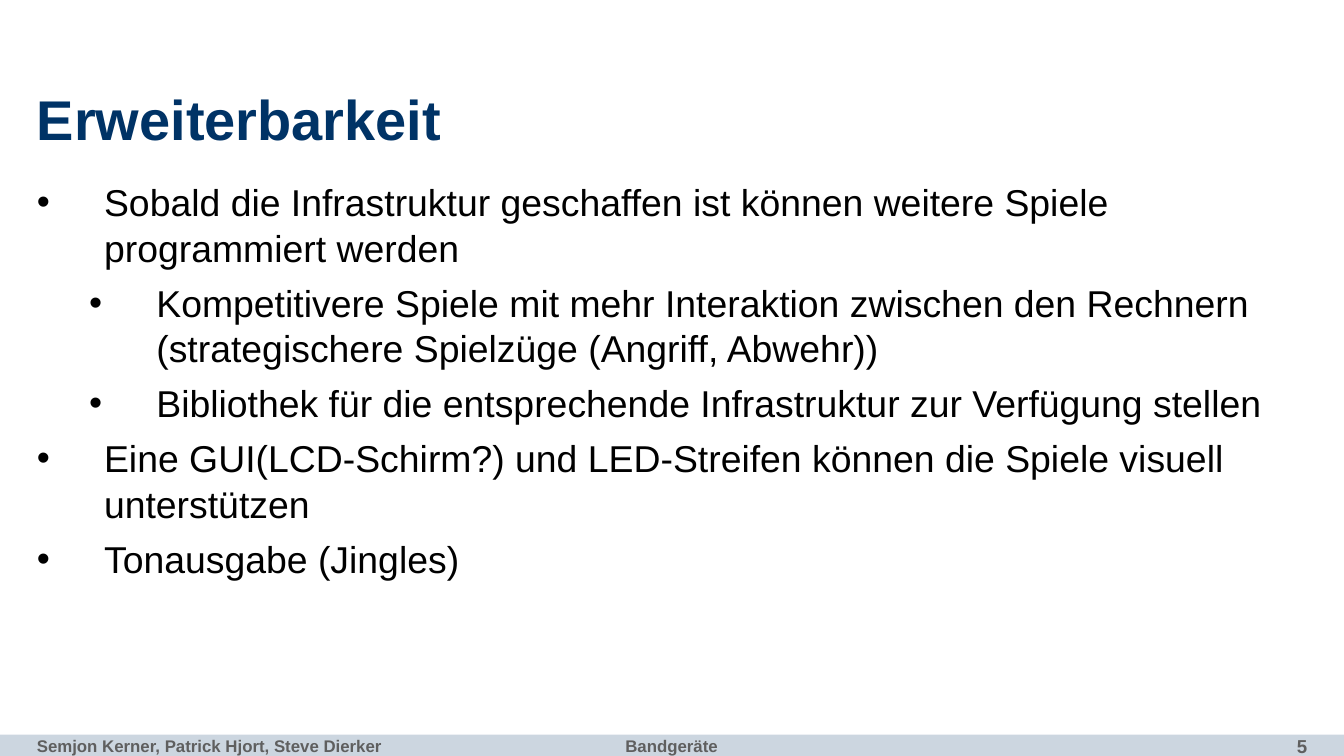
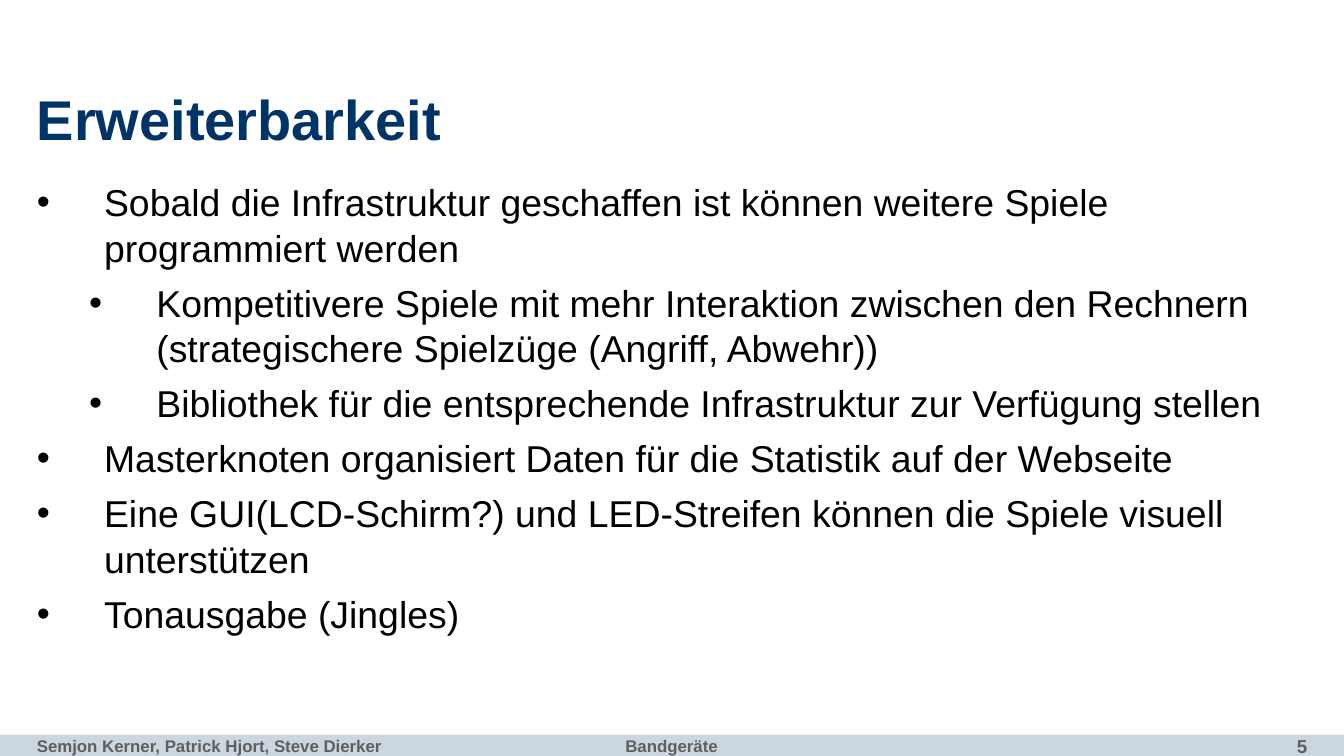
Before and after one commit to fu-inet-swp17/team1, a slide deck: slide 5 of slides/bandgeraete.pptx. Drawn at 1344x756 pixels with LibreOffice and Linux fonts; fonts in the diff are those of the drawing; background and template pictures are left out. Boxes give left, top, right and bottom in pixels: in the first picture for what was removed or moved away, otherwise in the second. Text is boxed around its words. In the diff, an @@ line names an element or a change of style, - is before the commit and + after.

```diff
--- a/slides/bandgeraete.pptx
+++ b/slides/bandgeraete.pptx
@@ text at box(104, 445, 1173, 480): paragraph added @@
+• Masterknoten organisiert Daten für die Statistik auf der Webseite
```
Also in this commit, not shown: 2 other slides changed, 3 slides added, 2 slides removed, 1 other file.
